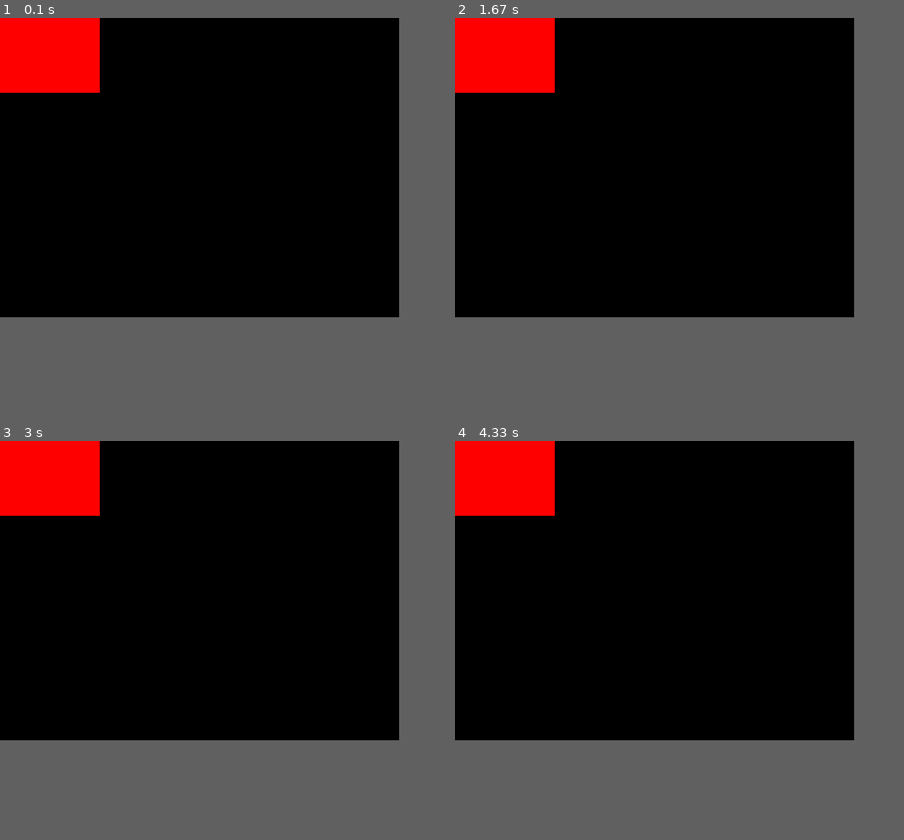
Above: before the commit, frames 1-4 (two rows, left to right).
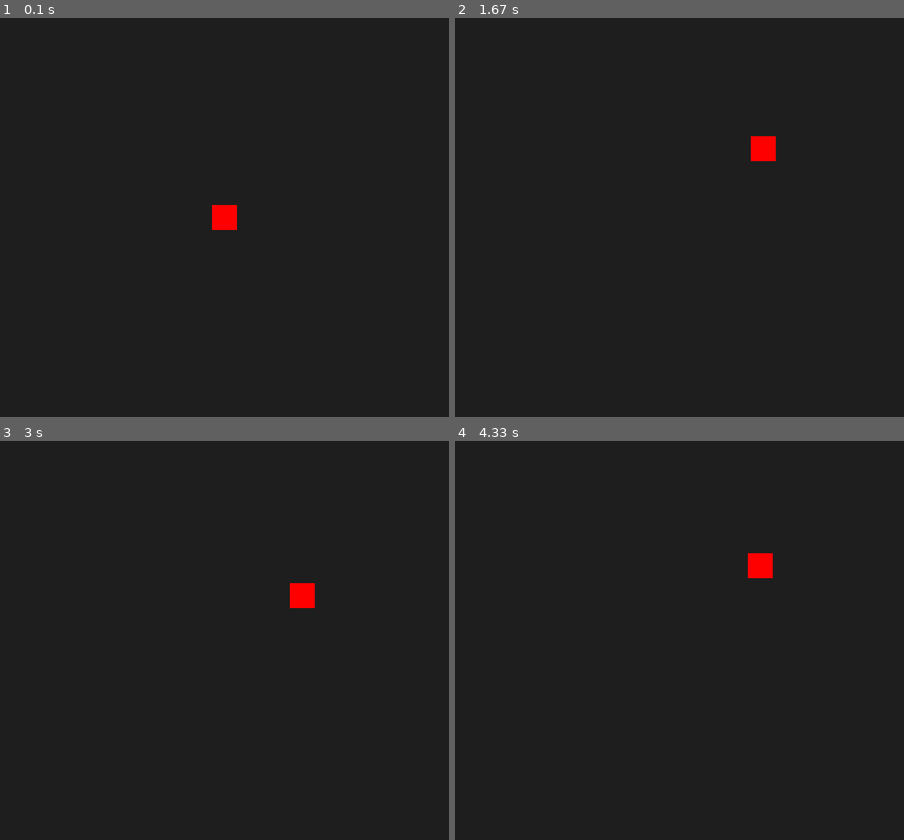
Above: after the commit, the same moments.

Repository: TacoToosday/Pygame-Platformer
Game: pygame game, started from main.py
The game is run twice, just before and just after one commit, with the same random seed, the same clock (stepped at 60 frames per second) and the same inputs.
Inputs:
- Up to frame 1 (0.1 s): no input
- Up to frame 2 (1.67 s): hold W 0.33-0.8 s; hold Right 0.33-0.8 s; hold Right 0.83-1.3 s; hold W 1.33-1.63 s
- Up to frame 3 (3 s): hold Right 1.67-2.13 s; hold A 2.17-2.7 s; hold Down from 2.73 s (still down)
- Up to frame 4 (4.33 s): release Down at 3.03 s; hold A 3.07-3.47 s; hold Up 3.5-3.87 s; hold D from 3.9 s (still down)
In our replay, the window is 800x600 before the commit and 900x800 after it. These sizes can differ from the game's own. Grey fills any space a smaller window leaves; there, only what the larger window draws over its background counts as a difference.

The runs differ from the first frame. In frame 1, 67% of the frame differs, in the area x 0-89%, y 0-75%; in frame 2, 67%; in frame 3, 67%; in frame 4, 67%.

Commit message:
Adding more code and assets

Diff:
--- a/main.py
+++ b/main.py
@@ -6,7 +6,11 @@
 
 # Use a headless dummy video driver when running without a desktop display
 # (for example in CI or some Linux shells). Keep normal desktop behavior intact.
-if platform.system() == "Linux" and not os.environ.get("DISPLAY") and not os.environ.get("WAYLAND_DISPLAY"):
+if (
+    platform.system() == "Linux"
+    and not os.environ.get("DISPLAY")
+    and not os.environ.get("WAYLAND_DISPLAY")
+):
     os.environ.setdefault("SDL_VIDEODRIVER", "dummy")
 
 running = True
@@ -22,13 +26,15 @@
 # ).convert_alpha()
 
 # Creation of the game window, and player
-WINDOW_WIDTH = 800
-WINDOW_HEIGHT = 600
+WINDOW_WIDTH = 900
+WINDOW_HEIGHT = 800
 
-try: # Create the game window and handle potential errors
+try:  # Create the game window and handle potential errors
     window = pygame.display.set_mode((WINDOW_WIDTH, WINDOW_HEIGHT))
 except pygame.error:
-    print("Unable to initialize a display. This environment may not support a graphical window.")
+    print(
+        "Unable to initialize a display. This environment may not support a graphical window."
+    )
     pygame.quit()
     raise SystemExit(0)
 
@@ -36,15 +42,54 @@
 
 clock = pygame.time.Clock()
 
+# Functions here
+
+# Create the main character as a visible rectangle on the screen
+player_rect = pygame.Rect(0, 0, 50, 50)
+player_rect.center = window.get_rect().center
+player_speed = 200  # pixels per second
+
+
+# Draw the main character
+def drawMainChar(character_rect):
+    pygame.draw.rect(window, (255, 0, 0), character_rect)
+
+
+# Movement handling
+def handle_character_movement(character_rect, speed):
+    keys = pygame.key.get_pressed()
+
+    if keys[pygame.K_UP] or keys[pygame.K_w]:
+        character_rect.y -= speed
+    if keys[pygame.K_DOWN] or keys[pygame.K_s]:
+        character_rect.y += speed
+    if keys[pygame.K_LEFT] or keys[pygame.K_a]:
+        character_rect.x -= speed
+    if keys[pygame.K_RIGHT] or keys[pygame.K_d]:
+        character_rect.x += speed
+
+    # Keep the character inside the window bounds
+    character_rect.x = max(
+        0, min(character_rect.x, WINDOW_WIDTH - character_rect.width)
+    )
+    character_rect.y = max(
+        0, min(character_rect.y, WINDOW_HEIGHT - character_rect.height)
+    )
+
+
 # Main game loop
 while running:
+    dt = clock.tick(60) / 1000.0  # Time since last frame in seconds
+
     for event in pygame.event.get():
         if event.type == pygame.QUIT:
             running = False
 
-    pygame.draw.rect(window, (255, 0, 0), (0, 0, 200, 150))  # Draw a red rectangle
+    handle_character_movement(player_rect, player_speed * dt)
+
+    window.fill((30, 30, 30))
+    drawMainChar(player_rect)
 
     pygame.display.flip()
-    clock.tick(60)  # Sets the FPS to 60
 
 pygame.quit()
Binary file added: assets/pixil-frame-0 (1).png
